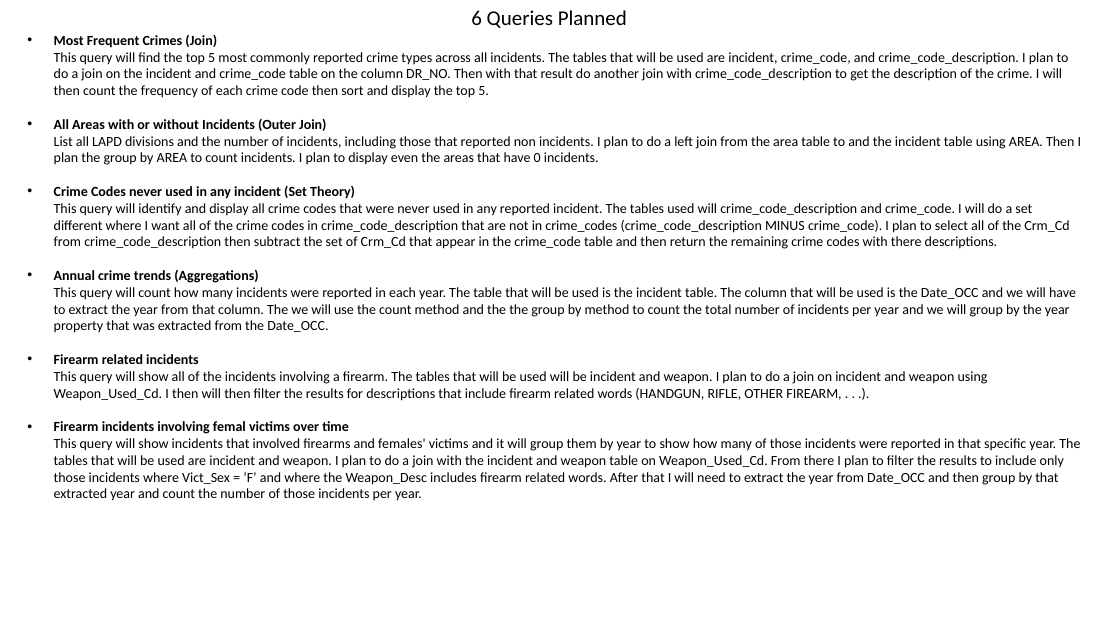
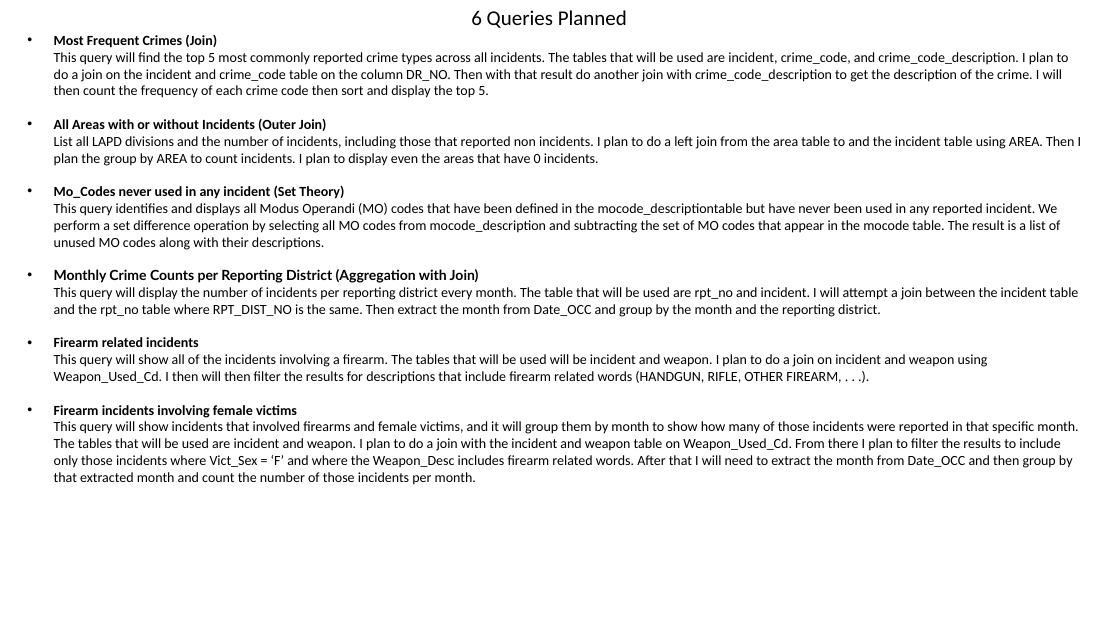
Before and after one commit to Elmerh14/LAPD-Database, a slide deck: slide 7 of data_base_normalization.pptx. Drawn at 1120x630 pixels with LibreOffice and Linux fonts; fonts in the diff are those of the drawing. Boxes give left, top, right and bottom in pixels: in the first picture for what was removed or moved away, otherwise in the second. Text is boxed around its words. In the diff, an @@ line names an element or a change of style, - is before the commit and + after.

```diff
--- a/data_base_normalization.pptx
+++ b/data_base_normalization.pptx
@@ text at bbox=[54, 186, 1079, 317]: text changed @@
-• Crime Codes never used in any incident (Set Theory)
-  This query will identify and display all crime codes that were never used in any reported incident. The tables used will crime_code_description and crime_code. I will do a set different where I want all of the crime codes in crime_code_description that are not in crime_codes (crime_code_description MINUS crime_code). I plan to select all of the Crm_Cd from crime_code_description then subtract the set of Crm_Cd that appear in the crime_code table and then return the remaining crime codes with there descriptions.
-• Annual crime trends (Aggregations)
-  This query will count how many incidents were reported in each year. The table that will be used is the incident table. The column that will be used is the Date_OCC and we will have to extract the year from that column. The we will use the count method and the the group by method to count the total number of incidents per year and we will group by the year property that was extracted from the Date_OCC.
+• Mo_Codes never used in any incident (Set Theory)
+  This query identifies and displays all Modus Operandi (MO) codes that have been defined in the mocode_descriptiontable but have never been used in any reported incident. We perform a set difference operation by selecting all MO codes from mocode_description and subtracting the set of MO codes that appear in the mocode table. The result is a list of unused MO codes along with their descriptions.
+• Monthly Crime Counts per Reporting District (Aggregation with Join)
+  This query will display the number of incidents per reporting district every month. The table that will be used are rpt_no and incident. I will attempt a join between the incident table and the rpt_no table where RPT_DIST_NO is the same. Then extract the month from Date_OCC and group by the month and the reporting district.
@@ text at bbox=[54, 405, 1078, 485]: text changed @@
-• Firearm incidents involving femal victims over time
-  This query will show incidents that involved firearms and females' victims and it will group them by year to show how many of those incidents were reported in that specific year. The tables that will be used are incident and weapon. I plan to do a join with the incident and weapon table on Weapon_Used_Cd. From there I plan to filter the results to include only those incidents where Vict_Sex = ‘F’ and where the Weapon_Desc includes firearm related words. After that I will need to extract the year from Date_OCC and then group by that extracted year and count the number of those incidents per year.
+• Firearm incidents involving female victims
+  This query will show incidents that involved firearms and female victims, and it will group them by month to show how many of those incidents were reported in that specific month. The tables that will be used are incident and weapon. I plan to do a join with the incident and weapon table on Weapon_Used_Cd. From there I plan to filter the results to include only those incidents where Vict_Sex = ‘F’ and where the Weapon_Desc includes firearm related words. After that I will need to extract the month from Date_OCC and then group by that extracted month and count the number of those incidents per month.
```
Also in this commit, not shown: 12 other files.
